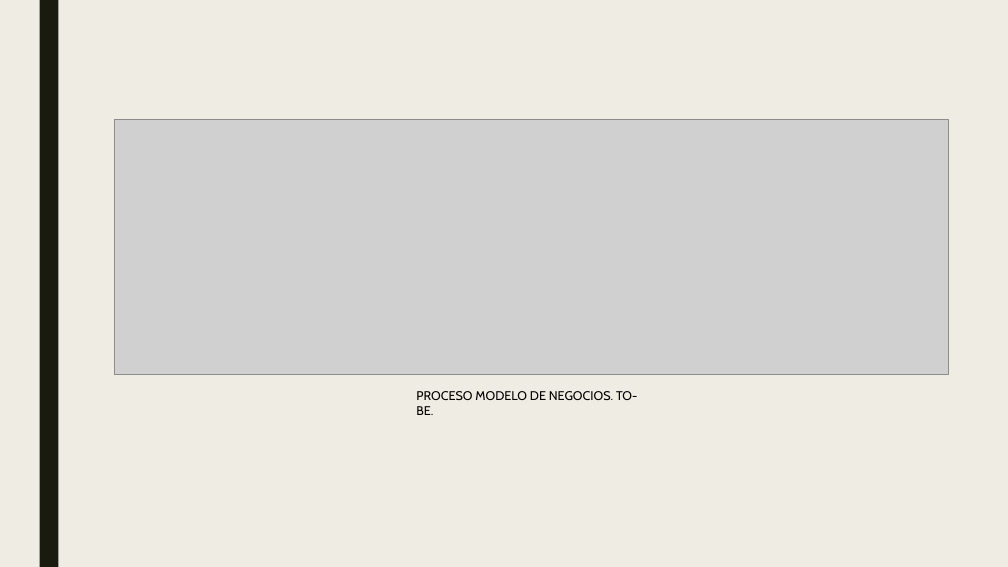
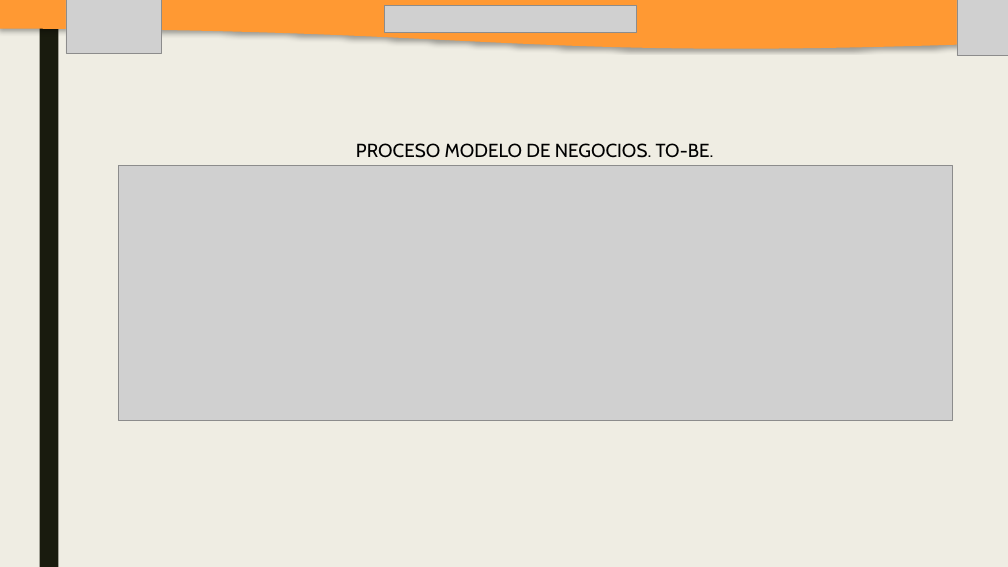
Before and after one commit to SM-ROOT/SM-ROOT, a slide deck: slide 21 of 9°A/Integradora/diapositiva/SM-ROOT_APPMO-SP.pptx (slide 18 before the commit). Drawn at 1008x567 pixels with LibreOffice and Linux fonts; fonts in the diff are those of the drawing; grey boxes stand for pictures. Boxes give left, top, right and bottom in pixels: in the first picture for what was removed or moved away, otherwise in the second. Text is boxed around its words. In the diff, an @@ line names an element or a change of style, - is before the commit and + after.

```diff
--- a/9°A/Integradora/diapositiva/SM-ROOT_APPMO-SP.pptx
+++ b/9°A/Integradora/diapositiva/SM-ROOT_APPMO-SP.pptx
@@ freeform shape added at [0,0,1008,48], fill #FF9933 @@
@@ picture added at [66,0,161,54] @@
@@ picture added at [385,5,636,33] @@
@@ picture added at [957,0,1008,56] @@
@@ text "PROCESO MODELO DE NEGOCIOS. TO-BE.": place and size @@
-text "PROCESO MODELO DE NEGOCIOS. TO-BE." at [416,391,637,415]
+text "PROCESO MODELO DE NEGOCIOS. TO-BE." at [356,143,714,158]
@@ text "PROCESO MODELO DE NEGOCIOS. TO-BE." at [356,143,714,158]: size 12 to 18 pt @@
@@ picture: place and size @@
-picture at [114,119,948,374]
+picture at [119,166,953,420]
```
Also in this commit, not shown: 18 other slides changed, 6 slides added, 4 slides removed, 31 other files.
